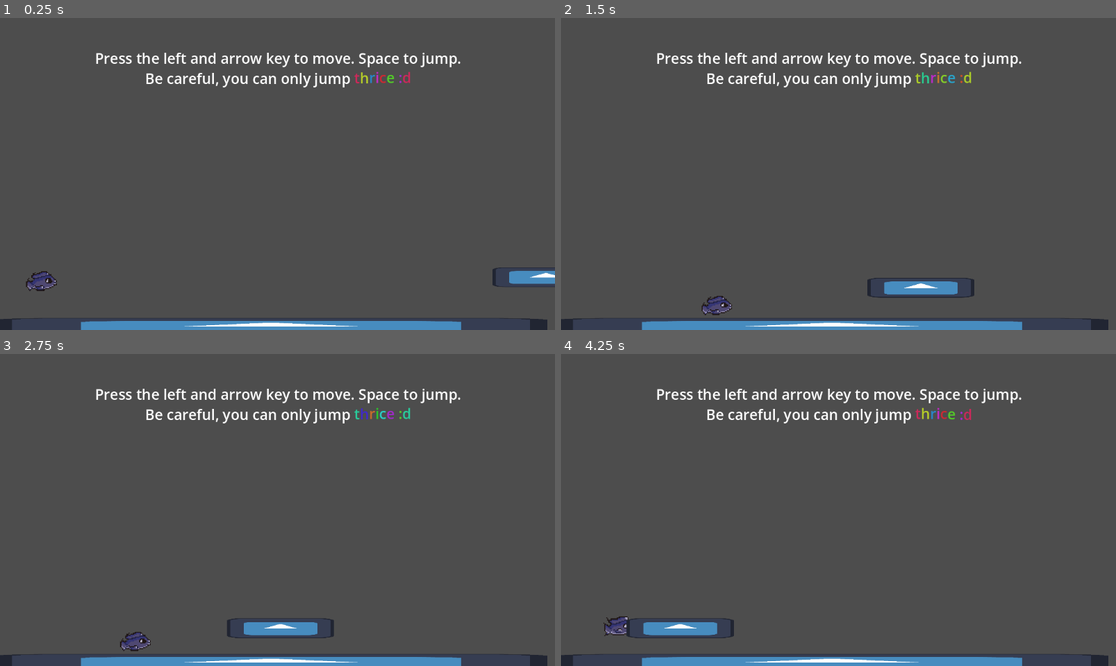
Above: before the commit, frames 1-4 (two rows, left to right).
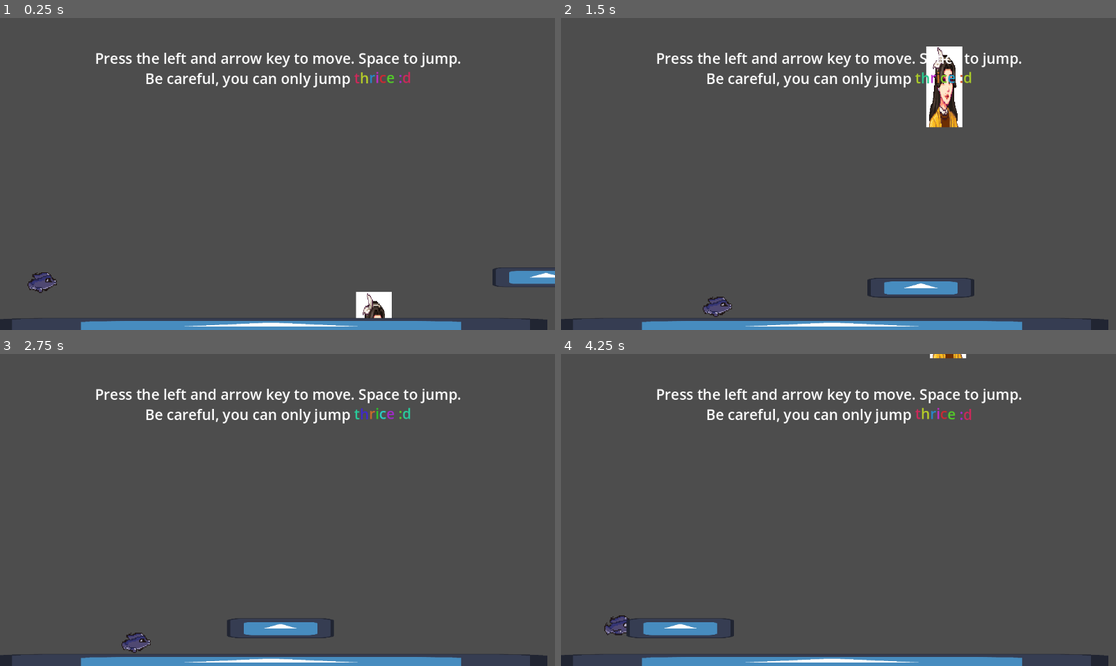
Above: after the commit, the same moments.

Repository: erica-codes/GJP24
Game: Godot game, scene res://core/scenes/tutorial.tscn
Same seed, same stepped clock (60 frames per second), same inputs: the game is played once before the commit and once after it. Before the commit the project starts from res://core/scenes/2D_Scene.tscn. The engine's default icon, where the game draws it, is replaced by a stand-in: a white triangle on a blue panel in a dark square.
Inputs:
- Up to frame 1 (0.25 s): no input
- Up to frame 2 (1.5 s): hold Right (right) from 0.53 s (still down); tap Space (jump) at 0.77 s
- Up to frame 3 (2.75 s): tap Space (jump) at 1.52 s; release Right (right) at 2.03 s; hold Left (left) from 2.03 s (still down)
- Up to frame 4 (4.25 s): release Left (left) at 2.78 s; hold Right (right) from 2.78 s (still down); tap Space (jump) at 3.02, 3.77 s

The runs differ from the first frame. In frame 1, 0.6% of the frame differs, in the area x 4-71%, y 81-97%; in frame 2, 1.7%, in the area x 25-73%, y 9-96%; in frame 3, 0.1%; in frame 4, 0.2%.

Commit message:
jellyfish and eel
despawn and respawn to be fixed

Diff:
--- a/core/scenes/3D_Scene.tscn
+++ b/core/scenes/3D_Scene.tscn
@@ -2,7 +2,7 @@
 
 [ext_resource type="Script" path="res://core/scripts/3D_Scene.gd" id="1_pkyk2"]
 [ext_resource type="Texture2D" uid="uid://wkc5cg4hjg7t" path="res://assets/portrait1.png" id="2_1wcnh"]
-[ext_resource type="PackedScene" uid="uid://ctb1xom2l2nqr" path="res://core/scenes/2D_Scene.tscn" id="3_axmtm"]
+[ext_resource type="PackedScene" uid="uid://ctb1xom2l2nqr" path="res://core/scenes/tutorial.tscn" id="3_axmtm"]
 
 [sub_resource type="StandardMaterial3D" id="StandardMaterial3D_vaxxk"]
 albedo_texture = ExtResource("2_1wcnh")
--- a/core/scenes/enemies/eel.tscn
+++ b/core/scenes/enemies/eel.tscn
@@ -14,6 +14,12 @@
 scale = Vector2(3.96875, 0.789063)
 texture = ExtResource("2_1w5oc")
 
+[node name="VisibleOnScreenNotifier2D" type="VisibleOnScreenNotifier2D" parent="Sprite2D"]
+position = Vector2(0.377949, 1.90099)
+scale = Vector2(6.31181, 6.2099)
+
 [node name="CollisionShape2D" type="CollisionShape2D" parent="."]
 position = Vector2(193.5, 17)
 shape = SubResource("RectangleShape2D_c0jhq")
+
+[connection signal="screen_exited" from="Sprite2D/VisibleOnScreenNotifier2D" to="." method="_on_visible_on_screen_notifier_2d_screen_exited"]
--- a/core/scenes/enemies/jellyfish.gd
+++ /dev/null
@@ -1,11 +0,0 @@
-extends AnimatableBody2D
-
-
-# Called when the node enters the scene tree for the first time.
-func _ready() -> void:
-	pass # Replace with function body.
-
-
-# Called every frame. 'delta' is the elapsed time since the previous frame.
-func _process(delta: float) -> void:
-	pass
--- a/core/scenes/enemies/jellyfish.tscn
+++ b/core/scenes/enemies/jellyfish.tscn
@@ -1,5 +1,6 @@
-[gd_scene load_steps=3 format=3 uid="uid://dyhqmkd8juv14"]
+[gd_scene load_steps=4 format=3 uid="uid://dyhqmkd8juv14"]
 
+[ext_resource type="Script" path="res://core/scripts/jellyfish.gd" id="1_2w3ew"]
 [ext_resource type="Texture2D" uid="uid://wkc5cg4hjg7t" path="res://assets/portrait1.png" id="1_bp43t"]
 
 [sub_resource type="CapsuleShape2D" id="CapsuleShape2D_eug8b"]
@@ -7,6 +8,7 @@
 height = 172.0
 
 [node name="jellyfish" type="AnimatableBody2D"]
+script = ExtResource("1_2w3ew")
 
 [node name="Sprite2D" type="Sprite2D" parent="."]
 position = Vector2(27.625, -64.125)
@@ -16,3 +18,10 @@
 [node name="CollisionShape2D" type="CollisionShape2D" parent="."]
 position = Vector2(27, -63)
 shape = SubResource("CapsuleShape2D_eug8b")
+
+[node name="VisibleOnScreenNotifier2D" type="VisibleOnScreenNotifier2D" parent="."]
+position = Vector2(28.5, -64.5)
+scale = Vector2(3.85, 8.35)
+
+[connection signal="screen_entered" from="VisibleOnScreenNotifier2D" to="." method="_on_visible_on_screen_notifier_2d_screen_entered"]
+[connection signal="screen_exited" from="VisibleOnScreenNotifier2D" to="." method="_on_visible_on_screen_notifier_2d_screen_exited"]
--- a/core/scenes/2D_Scene.tscn
+++ b/core/scenes/tutorial.tscn
@@ -41,8 +41,8 @@
 height = 132.923
 
 [node name="Node2D" type="Node2D"]
-metadata/_edit_horizontal_guides_ = [563.0, -33.0, -57.0]
-metadata/_edit_vertical_guides_ = [500.0, 1152.0, -165.0]
+metadata/_edit_horizontal_guides_ = [-12.0, -33.0, -19.0, 652.0]
+metadata/_edit_vertical_guides_ = [776.0, 778.0]
 
 [node name="Camera2D" type="Camera2D" parent="."]
 position = Vector2(577, 323)
@@ -55,7 +55,7 @@
 [node name="AnimatedSprite2D" type="AnimatedSprite2D" parent="fish"]
 sprite_frames = SubResource("SpriteFrames_l8jqc")
 autoplay = "default"
-frame_progress = 0.191692
+frame_progress = 0.861712
 
 [node name="Icon" type="Sprite2D" parent="fish"]
 visible = false
--- /dev/null
+++ b/core/scripts/jellyfish.gd
@@ -0,0 +1,39 @@
+extends AnimatableBody2D
+
+@export var move_duration: float = 2.0
+@export var start_position: Vector2 = Vector2(777, 652)
+@export var end_position: Vector2 = Vector2(777, -12)
+@export var respawn_position: Vector2 = Vector2(777, 652)
+
+@onready var sprite = $Sprite2D
+@onready var visibility_notifier = $VisibilityNotifier2D
+
+func _ready():
+	position = start_position
+	move_to_end()
+
+func move_to_end():
+	print("Moving to end position")
+	var tween = create_tween()
+	tween.tween_property(self, "position", end_position, move_duration)
+	tween.finished.connect(despawn)
+
+func despawn():
+	print("Despawning...")
+	sprite.visible = false
+	await get_tree().create_timer(1.0).timeout
+	respawn()
+
+func respawn():
+	print("Respawning...")
+	position = respawn_position
+	sprite.visible = true
+	move_to_end()
+
+func _on_visible_on_screen_notifier_2d_screen_entered() -> void:
+	print("Entered screen")
+	sprite.visible = true
+
+func _on_visible_on_screen_notifier_2d_screen_exited() -> void:
+	print("Exited screen")
+	sprite.visible = false
--- a/eel.gd
+++ b/eel.gd
@@ -5,13 +5,18 @@
 @export var start_position: Vector2 = Vector2(1115, 563)
 @export var center_position: Vector2 = Vector2(500, 563)
 @export var end_position: Vector2 = Vector2(-50, 563)
+@onready var vis_notifier = $Sprite2D/VisibleOnScreenNotifier2D
+
+var tween: Tween
 
 func _ready():
 	position = start_position
 	move_to_center()
 
 func move_to_center():
-	var tween = create_tween()
+	if tween:
+		tween.stop()  # Stop any existing tween
+	tween = create_tween()
 	tween.tween_property(self, "position", center_position, move_duration)
 	tween.finished.connect(wait_in_center)
 
@@ -20,10 +25,24 @@
 	move_out()
 
 func move_out():
-	var tween = create_tween()
+	if tween:
+		tween.stop()  # Stop any existing tween
+	tween = create_tween()
 	tween.tween_property(self, "position", end_position, move_duration)
 	tween.finished.connect(reset_position)
 
 func reset_position():
 	position = start_position
 	move_to_center()
+
+func check_if_off_screen():
+	if not vis_notifier.is_on_screen():
+		despawn()
+
+func despawn():
+	position = start_position
+	move_to_center()
+
+func _on_visible_on_screen_notifier_2d_screen_exited() -> void:
+	print("Exited screen")
+	despawn()
--- a/project.godot
+++ b/project.godot
@@ -11,7 +11,7 @@
 [application]
 
 config/name="GJP24"
-run/main_scene="res://core/scenes/2D_Scene.tscn"
+run/main_scene="res://core/scenes/tutorial.tscn"
 config/features=PackedStringArray("4.3", "GL Compatibility")
 config/icon="res://assets/icon.svg"
 
